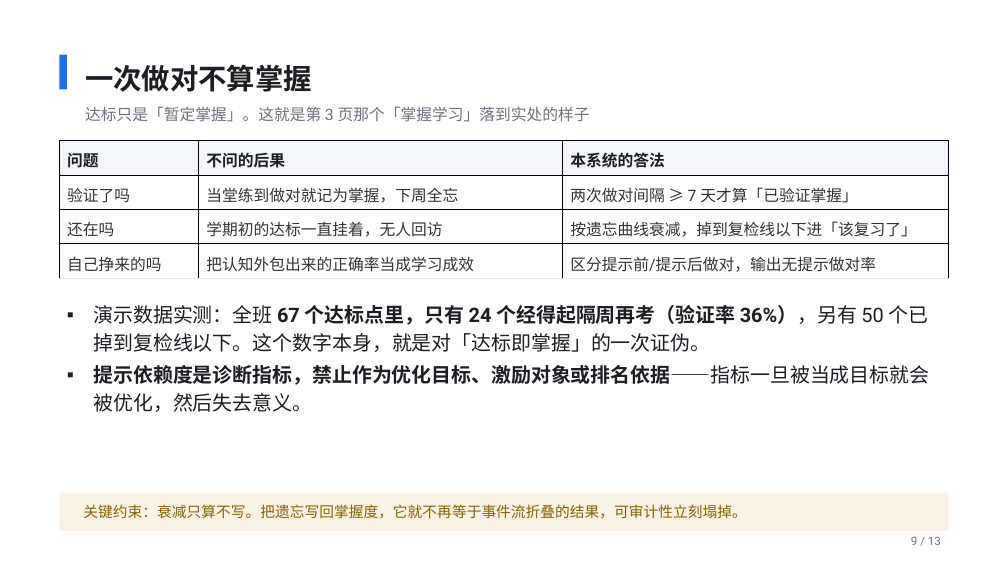
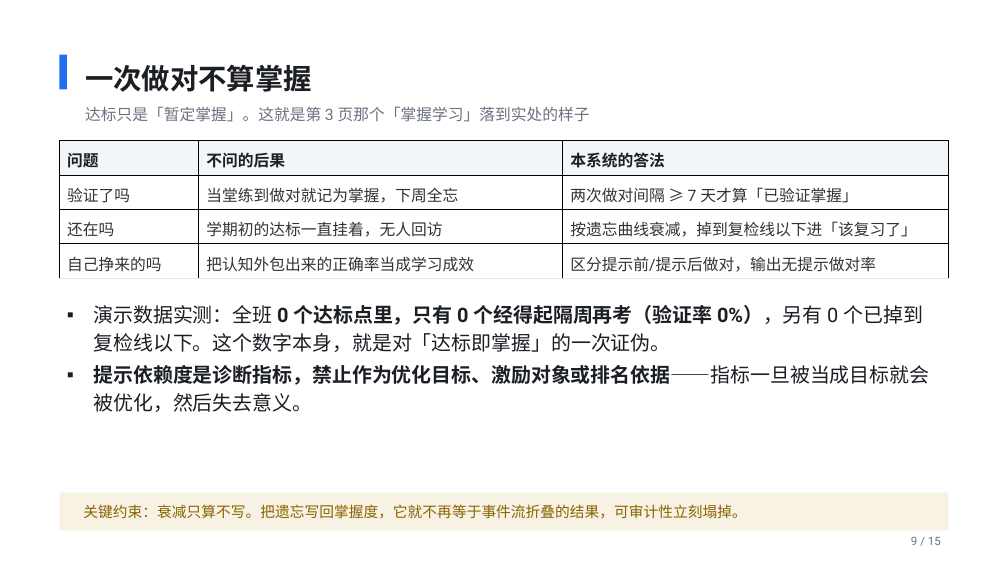
Before and after one commit to codesoldier99/AI_EDU, a slide deck: slide 9 of docs/slides/院长实验班AI教学系统_汇报.pptx. Drawn at 1008x567 pixels with LibreOffice and Linux fonts; fonts in the diff are those of the drawing. Boxes give left, top, right and bottom in pixels: in the first picture for what was removed or moved away, otherwise in the second. Text is boxed around its words. In the diff, an @@ line names an element or a change of style, - is before the commit and + after.

```diff
--- a/docs/slides/院长实验班AI教学系统_汇报.pptx
+++ b/docs/slides/院长实验班AI教学系统_汇报.pptx
@@ text at [93, 305, 923, 352]: text changed @@
-▪ 演示数据实测：全班 67 个达标点里，只有 24 个经得起隔周再考（验证率 36%），另有 50 个已掉到复检线以下。这个数字本身，就是对「达标即掌握」的一次证伪。
+▪ 演示数据实测：全班 0 个达标点里，只有 0 个经得起隔周再考（验证率 0%），另有 0 个已掉到复检线以下。这个数字本身，就是对「达标即掌握」的一次证伪。
@@ text at [911, 537, 941, 545]: text changed @@
-9 / 13
+9 / 15
```
Also in this commit, not shown: 11 other slides changed, 2 slides added, 1 other file.
